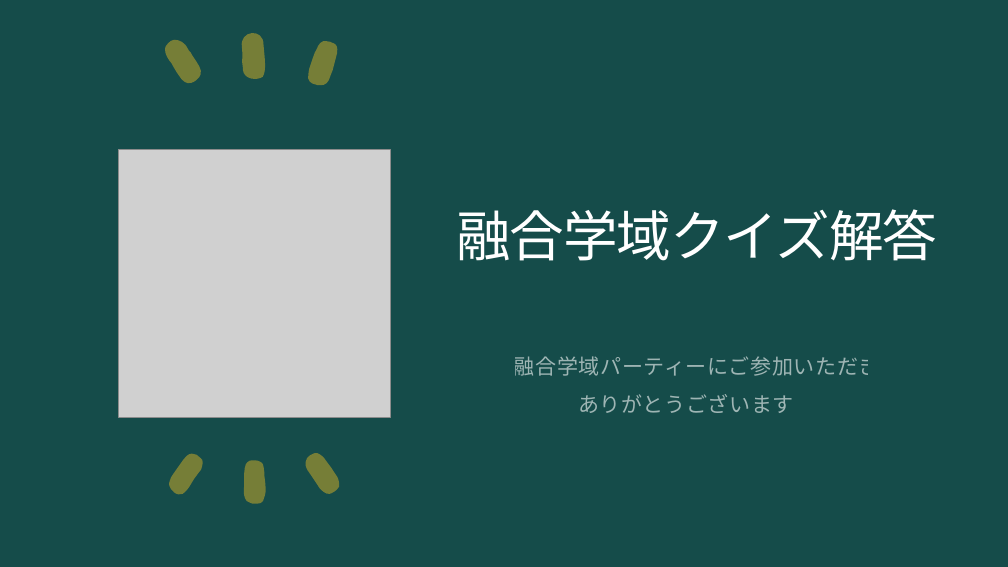
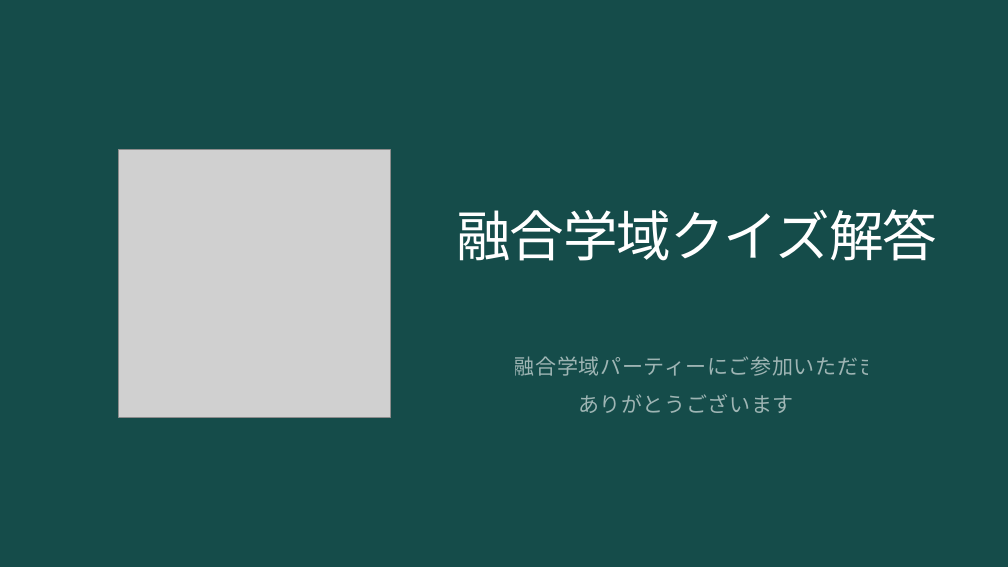
Before and after one commit to ogawa3427/utils, a slide deck: slide 1 of 2024answer/answer.pptx. Drawn at 1008x567 pixels with LibreOffice and Linux fonts; fonts in the diff are those of the drawing; grey boxes stand for pictures. Boxes give left, top, right and bottom in pixels: in the first picture for what was removed or moved away, otherwise in the second. Text is boxed around its words. In the diff, an @@ line names an element or a change of style, - is before the commit and + after.

```diff
--- a/2024answer/answer.pptx
+++ b/2024answer/answer.pptx
@@ rectangle removed at (0,0,1008,567) @@
@@ rectangle added at (0,0,1008,567), fill #154C4A @@
@@ freeform shape removed at (231,24,274,83) @@
@@ freeform shape removed at (159,38,206,86) @@
@@ freeform shape removed at (307,39,339,87) @@
@@ freeform shape removed at (162,451,210,497) @@
@@ freeform shape removed at (243,461,265,504) @@
@@ freeform shape removed at (298,451,346,497) @@
```
Also in this commit, not shown: 7 other slides changed.
